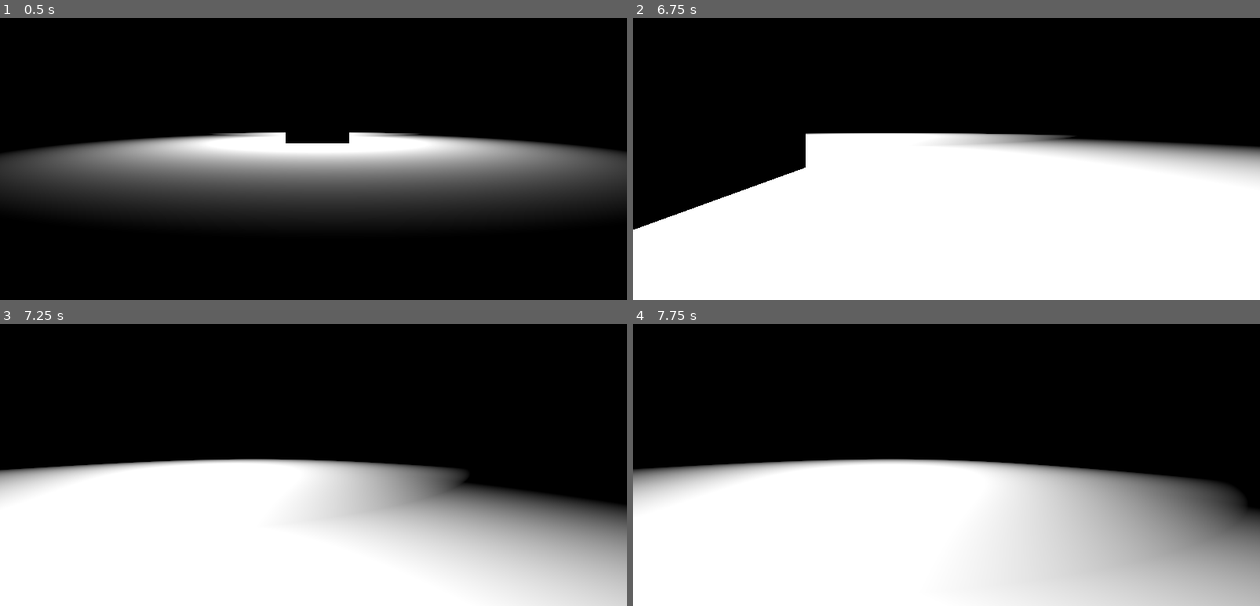
Above: before the commit, frames 1-4 (two rows, left to right).
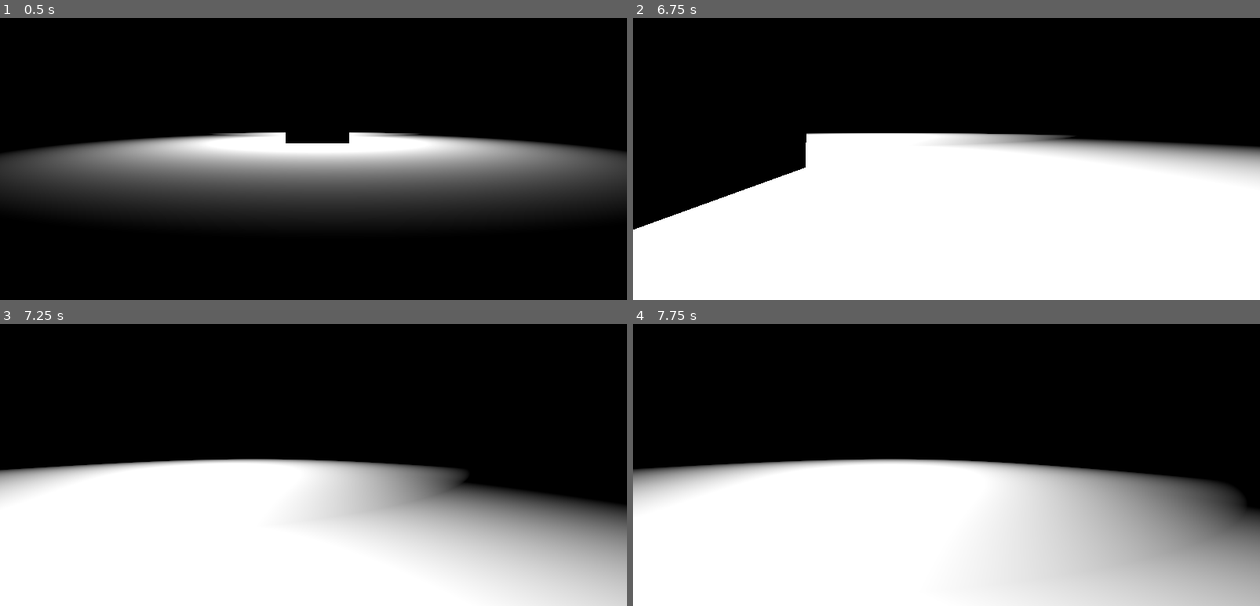
Above: after the commit, the same moments.

Repository: hextraza/ld48-game
Game: Godot game, scene res://Main.tscn
Same seed, same stepped clock (60 frames per second), same inputs: the game is played once before the commit and once after it.
Inputs (mouse positions are in pixels of both pictures, inside the frame that each line leads up to):
- Up to frame 1 (0.5 s): no input
- Up to frame 2 (6.75 s): move the mouse to (977, 122) at 0.52 s; hold W (player_forward) 0.53-5.78 s; tap Space (player_jump) at 0.77, 1.52, 3.02, 3.77, 4.52, 5, 6.02 s; move the mouse to (915, 125) at 1.27 s; move the mouse to (959, 116) at 2.02 s; move the mouse to (940, 130) at 2.77 s; move the mouse to (990, 127) at 3.52 s; tap Enter at 4.25, 5.75 s; move the mouse to (896, 119) at 4.27 s; move the mouse to (952, 125) at 5.02 s; move the mouse to (921, 116) at 5.77 s; hold D (player_right) 5.78-6.53 s; move the mouse to (977, 122) at 6.52 s; hold W (player_forward) from 6.53 s (still down)
- Up to frame 3 (7.25 s): keep holding W (player_forward); tap Space (player_jump) at 6.77 s
- Up to frame 4 (7.75 s): keep holding W (player_forward); move the mouse to (915, 431) at 7.27 s; tap Space (player_jump) at 7.52 s

Frame 1 is identical in both runs. In frame 2, less than 0.1% of the frame differs, in the area x 0-28%, y 40-75%; in frame 3, less than 0.1%; in frame 4, less than 0.1%.

Commit message:
Switch to godot phys from bullet

Diff:
--- a/project.godot
+++ b/project.godot
@@ -110,6 +110,11 @@
  ]
 }
 
+[physics]
+
+2d/physics_engine="GodotPhysics"
+3d/physics_engine="GodotPhysics"
+
 [rendering]
 
 environment/default_clear_color=Color( 0, 0, 0, 1 )
